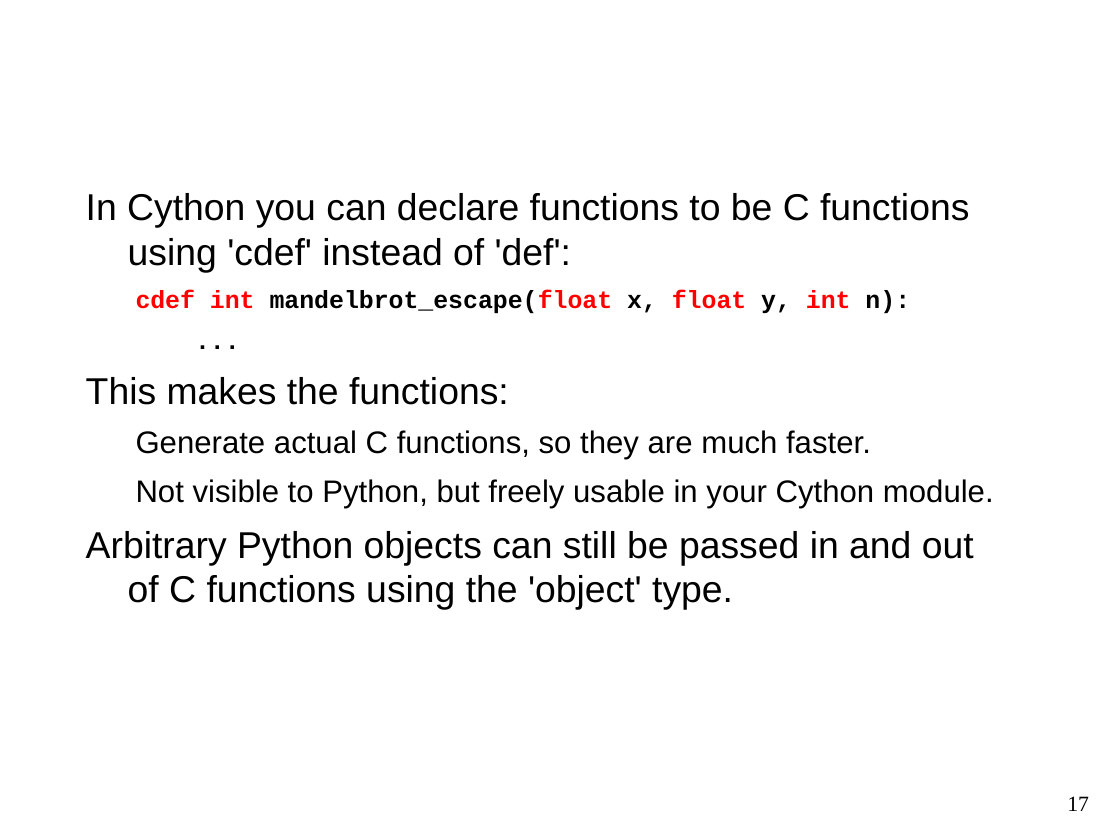
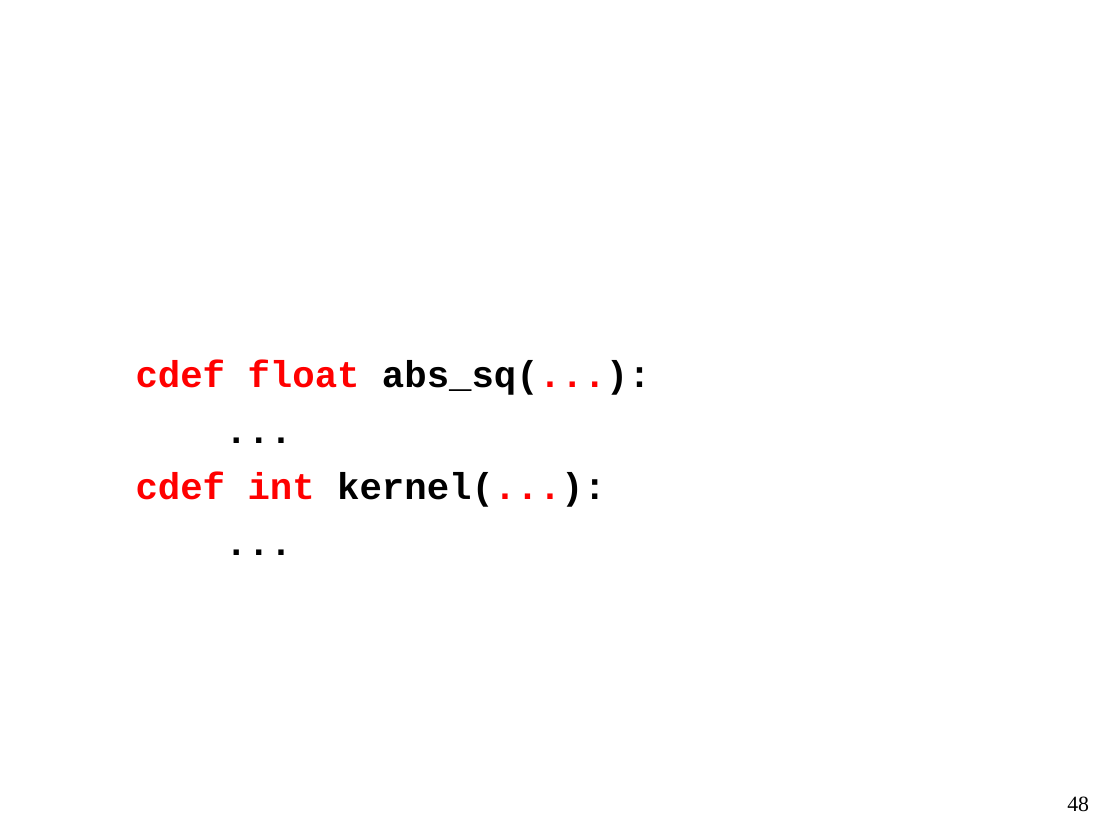
Before and after one commit to kwmsmith/scipy2013-cython-tutorial, a slide deck: slide 48 of Cython.pptx (slide 17 before the commit). Drawn at 1120x840 pixels with LibreOffice and Linux fonts; fonts in the diff are those of the drawing; background and template pictures are left out. Boxes give left, top, right and bottom in pixels: in the first picture for what was removed or moved away, otherwise in the second. Text is boxed around its words. In the diff, an @@ line names an element or a change of style, - is before the commit and + after.

```diff
--- a/Cython.pptx
+++ b/Cython.pptx
@@ text "cdef float abs_sq(...):" at [136, 361, 651, 507]: size 16 to 24 pt in "..." @@
@@ title at [127, 193, 969, 228]: text changed @@
-Step 2: Use Cython C Functions
+Use Cython C Functions
@@ text at [136, 361, 651, 395]: text changed; font Arial to Courier New; text colour #000000 to #FF0000; bold on @@
-In Cython you can declare functions to be C functions using 'cdef' instead of 'def':
-  cdef int mandelbrot_escape(float x, float y, int n):
+  cdef float abs_sq(...):
@@ text at [136, 472, 606, 507]: text changed; font Arial to Courier New; bold on @@
-This makes the functions:
-  Generate actual C functions, so they are much faster.
-  Not visible to Python, but freely usable in your Cython module.
-Arbitrary Python objects can still be passed in and out of C functions using the 'object' type.
+  cdef int kernel(...):
+  ...
@@ page number at [1067, 796, 1089, 812]: text changed @@
-17
+48
```
Also in this commit, not shown: 11 other slides changed, 39 slides added, 8 slides removed, 14 other files.
